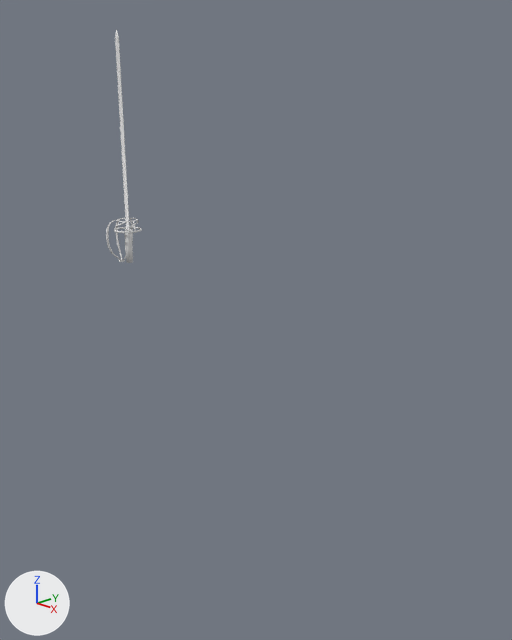
A saved change to the Blender file meshes/main.blend.
Rendered twice from a camera (50 mm lens) standing at (2.92, -2.44, 2.97) and looking at (0.14, 0.18, 1.72). The lights are fixed; the arrows at lower left show +X, +Y and +Z.

Script lines for the objects in view, before the commit:
```python
me_cube = bpy.data.meshes.new('Cube')
me_cube.from_pydata(...)  # 344 vertices, 322 faces; spans x -0.149..0.092, y -0.109..0.0, z -0.014..1.473
me_cube_003 = bpy.data.meshes.new('Cube.003')
me_cube_003.from_pydata(...)  # 9962 vertices, 9964 faces; spans x -1.27..1.27, y -0.27..0.23, z 0.0..2.97
me_cube_003.polygons.foreach_set('use_smooth', [True] * 9964)
# faces by material slot: [3030, 40, 176, 2786, 192, 620, 3120]
me_cube_003.materials.append(mat_skin)  # beige #e7c0a4
me_cube_003.materials.append(mat_hairmain)  # orange #e75a33
me_cube_003.materials.append(mat_white)  # white #e7e7e7
me_cube_003.materials.append(mat_black)  # black #3d3b3d
me_cube_003.materials.append(mat_eyes)  # beige #b09072
me_cube_003.materials.append(mat_maingreen)  # dark green #377a4e
me_cube_003.materials.append(mat_constructgreen)  # green #93e98c
ob_character = bpy.data.objects.new('character', me_cube_003)
ob_character.location = (0.0, 0.0, 0.0)
ob_character.hide_set(True)
ob_cube = bpy.data.objects.new('Cube', me_cube)
ob_cube.location = (-1.113, 0.177, 1.835)
_m = ob_cube.modifiers.new('Mirror', 'MIRROR')
_m.use_axis = (False, True, False)
```
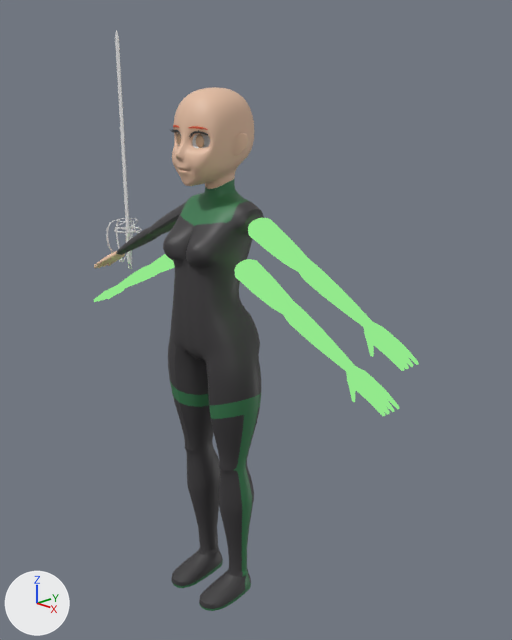
Patch to the scene script:
```diff
--- a/meshes/main.blend.py
+++ b/meshes/main.blend.py
@@ ob_character @@
 ob_character.location = (0.0, 0.0, 0.0)
-ob_character.hide_set(True)
```

Changed parts and their boxes [x1, y1, x2, y2] in the pictures (512 x 640 px):
'character', shown: after [94, 87, 419, 611]
